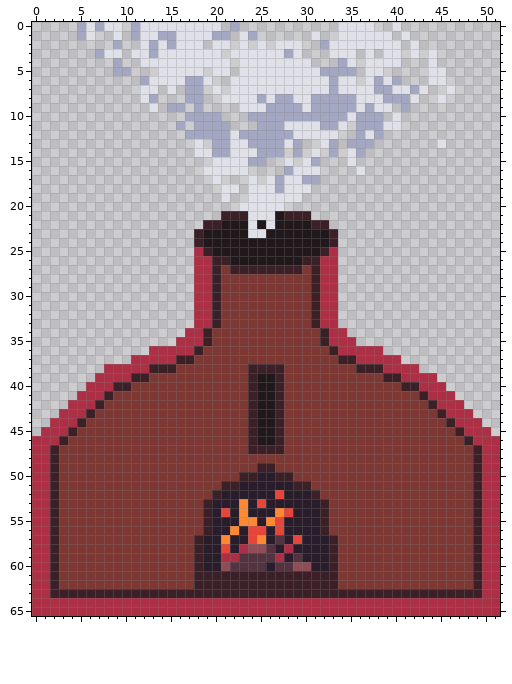
File history of a sprite sheet, FuriousForge/Forges/ForgeOff.png. Above is the file before it was changed.
The file is 52x66 pixels.
Once edited:
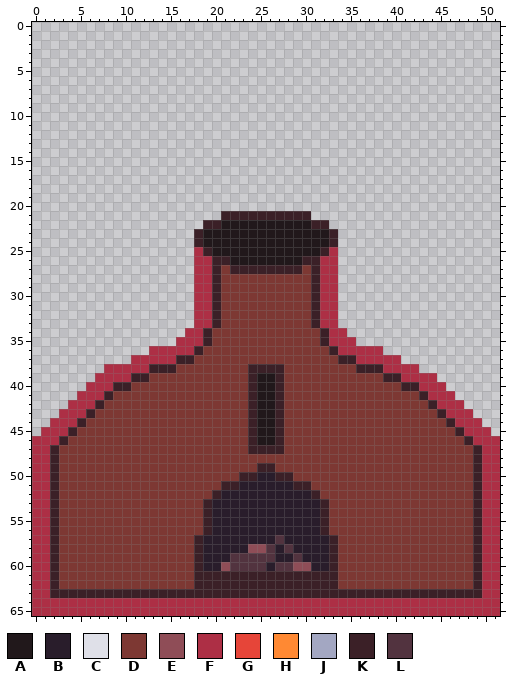
Palette (. is transparent): A #21181b  B #291d2b  C #dfe0e8  D #7d3833  E #8f4d57  F #ad2f45  G #e64539  H #ff8933  J #a3a7c2  K #3b2027  L #52333f
Log entry: new forge and fix stage count
The edit:
Changed rows in their new state; - is an unchanged pixel.
first column x 5:
 0 .....-..........-.-----------....--.------
 1 ..--.-...........-..------.--......-.-----
 2 ----.--.......-..-.-.-...--.........-.----
 3 --...-..........-........---...-.-..-.-.--
 4 ----.--..........-........---..-....---.--
 5 ----..---.....-..-.............-..-----..-
 6 -------........--..............-....---..-
 7 -------..-.-..-.-......................--.
 8 -------..---..--......................--.-
 9 --------.-..-.----.................-.-----
10 ------------....---...............-.------
11 -----------.-....---..........-.....------
12 ------------.................--...--------
13 -------------.-..........--..-...-------.-
14 -------------..........-.-.-.-..----------
15 ---------------......--.-..---.-----------
16 --------------.....----....----.----------
17 ---------------.---.-......---------------
18 ----------------..-.......----------------
19 ----------------.--......-----------------
20 ------------------.....-------------------
21 -------------------KKKK-------------------
22 -------------------A-A--------------------
23 -------------------AA---------------------
first column x 21:
52 ------B--
53 --B-B----
54 B-B---BB-
55 --BB-BB--
56 -B-BB-B--
57 B--BB---B
58 B-B----L-
59 BL----B--
Where, in picture pixels (left, top, right, bottom), the same in both pictures:
changed: (77, 22, 455, 238)
changed: (221, 490, 302, 562)
